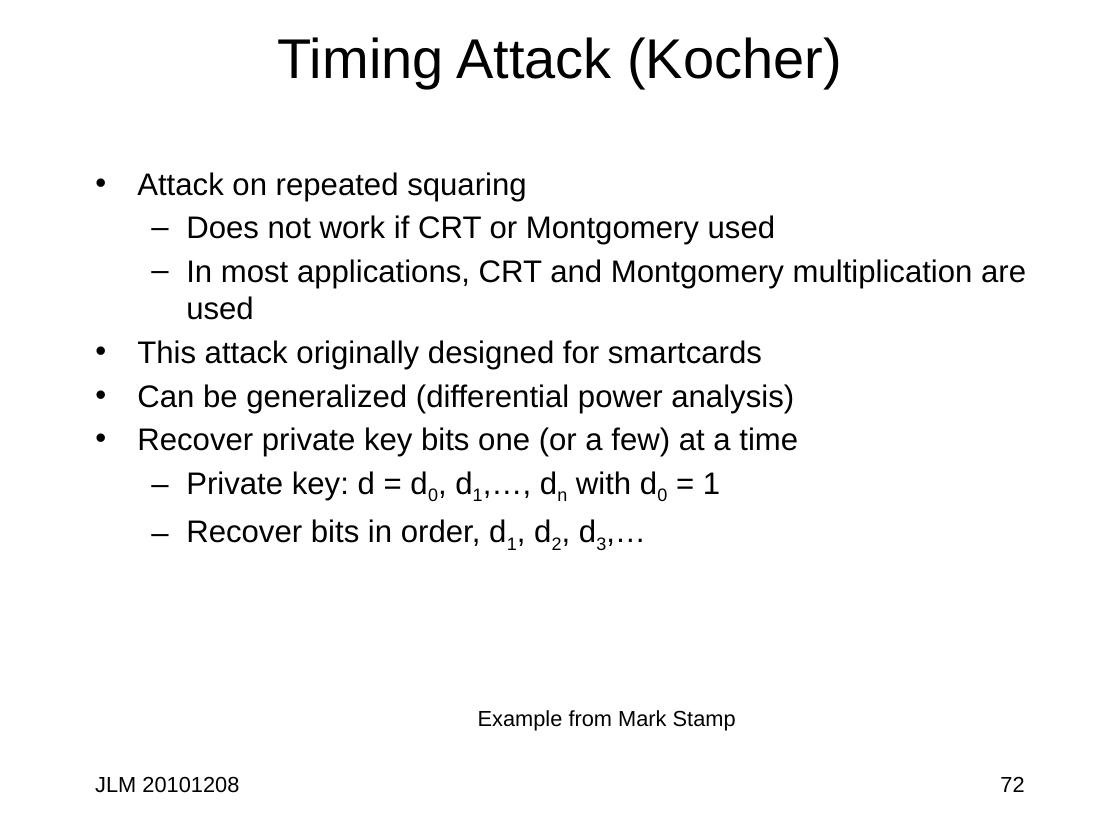
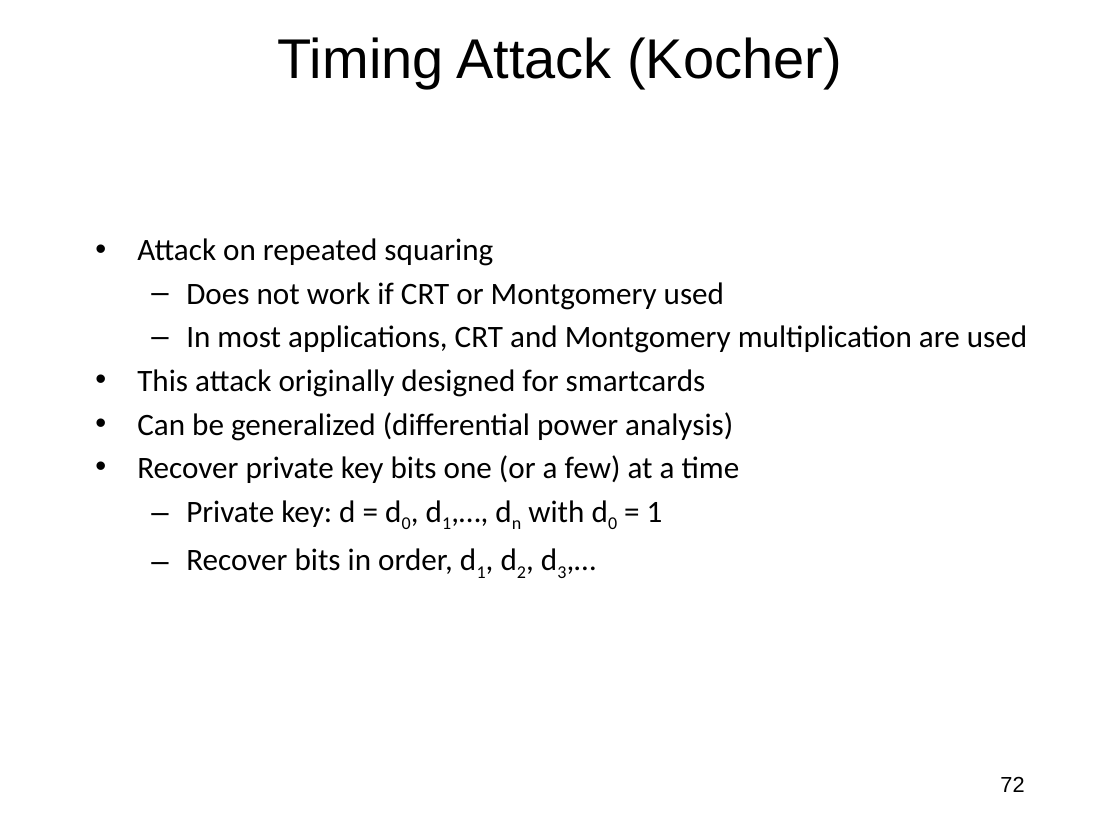
Before and after one commit to jlmucb/class_notes, a slide deck: slide 72 of BerkeleyClass/CS290Spring2013/Lectures/Cryptoclass7.pptx. Drawn at 1120x840 pixels with LibreOffice and Linux fonts; fonts in the diff are those of the drawing. Boxes give left, top, right and bottom in pixels: in the first picture for what was removed or moved away, otherwise in the second. Text is boxed around its words. In the diff, an @@ line names an element or a change of style, - is before the commit and + after.

```diff
--- a/BerkeleyClass/CS290Spring2013/Lectures/Cryptoclass7.pptx
+++ b/BerkeleyClass/CS290Spring2013/Lectures/Cryptoclass7.pptx
@@ text "Attack on repeated squaring": place and size @@
-text "Attack on repeated squaring" at [137, 172, 1026, 546]
+text "Attack on repeated squaring" at [137, 238, 1027, 574]
@@ text "Attack on repeated squaring" at [137, 238, 1027, 574]: font Arial to Calibri @@
@@ text removed at [478, 710, 736, 731] @@
-Example from Mark Stamp
@@ text removed at [95, 776, 239, 793] @@
-JLM 20101208
```
Also in this commit, not shown: 74 other slides changed, 1 slide added, 1 slide removed, 18 other files.
